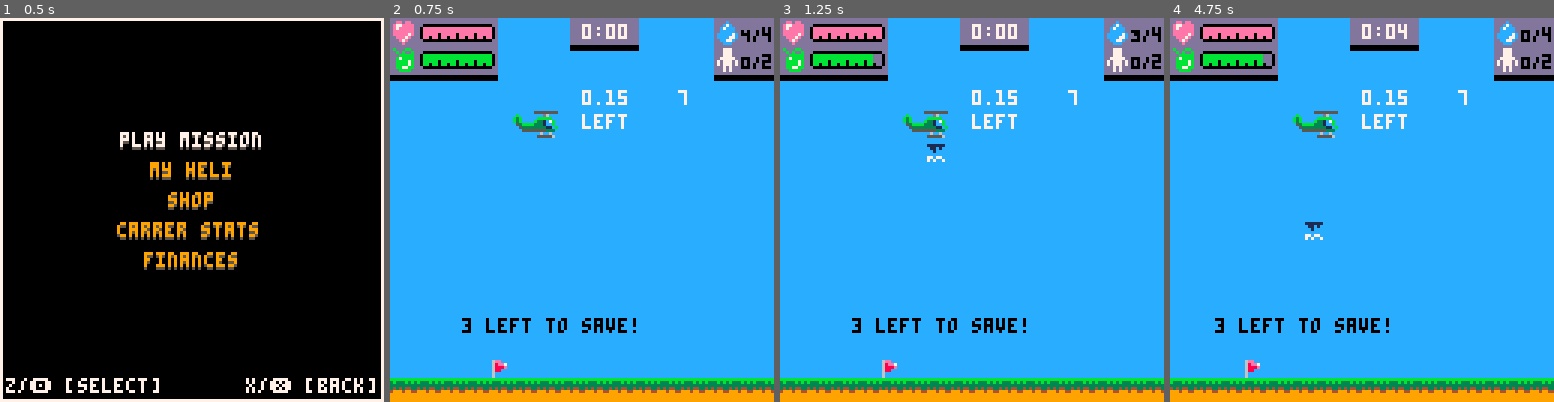
Above: before the commit, frames 1-4 (left to right).
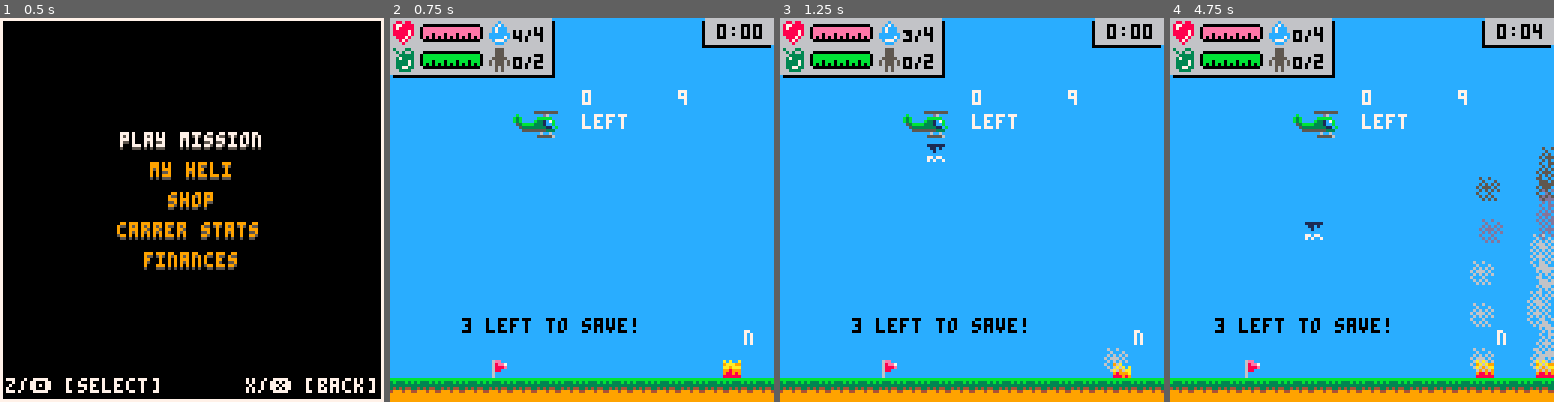
Above: after the commit, the same moments.

Repository: NinetiesPaul/PicoRescue
Game: PICO-8 cartridge picorescue.p8
Same seed, same stepped clock (60 frames per second), same inputs: the game is played once before the commit and once after it.
Inputs:
- Up to frame 1 (0.5 s): tap X (X key) at 0.33 s
- Up to frame 2 (0.75 s): tap O (Z key) at 0.7 s
- Up to frame 3 (1.25 s): tap X (X key) at 1.07 s
- Up to frame 4 (4.75 s): hold Right 1.6-2.1 s; tap O (Z key) every 0.4 s from 1.7 to 4.5 s; tap X (X key) at 1.85, 2.97, 4.08 s; hold Up 2.15-2.42 s; hold Right 2.47-3.03 s; hold Left 3.08-3.58 s; hold Down 3.63-3.97 s; hold Right 4.02-4.68 s; hold Up from 4.73 s (still down)

Frame 1 is identical in both runs. In frame 2, 10% of the frame differs, in the area x 0-100%, y 0-94%; in frame 3, 10%; in frame 4, 13%.

Commit message:
ui changes

Diff:
--- a/picorescue.p8
+++ b/picorescue.p8
@@ -101,7 +101,7 @@
 	}
 	fire_spawn =
 	{
-		easy = { 200, 220, 330, 360, 410, 420, 440 },
+		easy = { 110, 130, 200, 220, 330, 360, 410, 420, 440 },
 		normal = { 170, 200, 220, 330, 370, 420, 510, 520, 530, 560 },
 		hard = { 200, 220, 330, 370, 410, 460, 510, 530, 560, 610, 630, 660, 700, 730 }
 	}
@@ -199,7 +199,7 @@
 	mission_fire_put_out = 0
 	mission_earnings = 0
 	mission_day_time = rnd({ "day" }) -- debug night
-	mission_wind_v = rnd({ 0, 0.05, 0.15, 0.3, 0.4, 0.6 })
+	mission_wind_v = rnd({ 0, 0.05, 0.15, 0.3 })
 	mission_wind_d = rnd({ "left", "right" })
 	mission_wind_roulette = true
 	mission_top_speed = 0
@@ -356,56 +356,59 @@
 		spr(player.vhc_front, player.x, player.y, 1, 1, (player.facing == "right") and true or false)
 		if (player.facing != false) spr((mission_day_time == "day") and 003 or 006, (player.facing == "right") and player.x+8 or player.x-8, player.y, 1, 1, (player.facing == "right") and true or false)
 
-		palt(0, false) rectfill(0, 0, 35, 20, 0) palt()
-		rectfill(0, 0, 35, 18, 13)
-
-		palt(0, false) rectfill(108, 0, 127, 20, 0) palt()
-		rectfill(108, 0, 127, 18, 13)
+		palt(0, false) rectfill(1, 1, 54, 19, 0) palt()
+		rectfill(0, 0, 53, 18, 6)
 
 		health = player.rotor_health/player.max_rotor_health
-		rotor_health_bar_length = (health == 1) and 22 or
-		(health > 0.87 and health < 1) and 19 or
-		(health > 0.75 and health < 0.87) and 16 or
-		(health > 0.62 and health < 0.75) and 13 or
-		(health > 0.5 and health < 0.62) and 10 or
-		(health > 0.37 and health < 0.5) and 7 or
-		(health > 0.25 and health < 0.37) and 4 or
-		(health > 0.12 and health < 0.25) and 1
-		or 0
-
-		spr(016,0,1)
-		rectfill(11,2,11 + rotor_health_bar_length,6, 14)
-		palt(0, false) palt(2, true) spr(026, 10, 0, 4, 1) palt()
+		rotor_health_bar_length = (health > 0.9) and 19 or
+		(health > 0.8 and health < 0.9) and 17 or
+		(health > 0.7 and health < 0.8) and 15 or
+		(health > 0.6 and health < 0.7) and 13 or
+		(health > 0.5 and health < 0.6) and 11 or
+		(health > 0.4 and health < 0.5) and 9 or
+		(health > 0.3 and health < 0.4) and 7 or
+		(health > 0.2 and health < 0.3) and 5 or
+		(health > 0.1 and health < 0.2) and 3 or 1
+
+		spr(016, 0, 1)
+		rectfill(11, 3, 11 + rotor_health_bar_length, 6, 14)
+		palt(0, false) palt(2, true)
+		spr(026, 10, 0, 2, 1)
+		spr(026, 23, 0, 1, 1, true)
+		palt()
 
 		fuel_usage = player.rotor_fuel/player.max_rotor_fuel
-		rotor_fuel_bar_length = (fuel_usage == 1) and 22 or
-		(fuel_usage > 0.87 and fuel_usage < 1) and 19 or
-		(fuel_usage > 0.75 and fuel_usage < 0.87) and 16 or
-		(fuel_usage > 0.62 and fuel_usage < 0.75) and 13 or
-		(fuel_usage > 0.5 and fuel_usage < 0.62) and 10 or
-		(fuel_usage > 0.37 and fuel_usage < 0.5) and 7 or
-		(fuel_usage > 0.25 and fuel_usage < 0.37) and 4 or
-		(fuel_usage > 0.12 and fuel_usage < 0.25) and 1
-		or 0
-
-		spr(000,0,10)
-		rectfill(11,11,11 + rotor_fuel_bar_length,15, 11)
-		palt(0, false) palt(2, true) spr(026, 10, 9, 4, 1) palt()
-
-		spr(048,108,1)
+		rotor_fuel_bar_length = (fuel_usage > 0.9) and 19 or
+		(fuel_usage > 0.8 and fuel_usage < 0.9) and 17 or
+		(fuel_usage > 0.7 and fuel_usage < 0.8) and 15 or
+		(fuel_usage > 0.6 and fuel_usage < 0.7) and 13 or
+		(fuel_usage > 0.5 and fuel_usage < 0.6) and 11 or
+		(fuel_usage > 0.4 and fuel_usage < 0.5) and 9 or
+		(fuel_usage > 0.3 and fuel_usage < 0.4) and 7 or
+		(fuel_usage > 0.2 and fuel_usage < 0.3) and 5 or
+		(fuel_usage > 0.1 and fuel_usage < 0.2) and 3 or 1
+
+		spr(000, 0, 10)
+		rectfill(11, 12, 11 + rotor_fuel_bar_length, 15, 11)
+		palt(0, false) palt(2, true)
+		spr(026, 10, 9, 2, 1)
+		spr(026, 23, 9, 1, 1, true)
+		palt()
+
+		spr(048, 32, 1)
 		water_drop_spr = (player.water_cap == 0) and 043 or
 		(player.water_cap == 1) and 044 or
 		(player.water_cap == 2) and 045 or
 		(player.water_cap == 3) and 059 or
 		(player.water_cap == 4) and 060 or 061
-		pal(7,0) spr(water_drop_spr,116,0) pal()
-		print(player.max_water_cap,124,3,0)
-
-		spr(032,108,10)
+		pal(7, 0) spr(water_drop_spr, 40, 0) pal()
+		print(player.max_water_cap, 48, 3, 0)
+
+		spr(032, 32, 10)
 		occup_spr = (player.occup == 0) and 043 or
 		(player.occup == 1) and 044 or 045
-		pal(7,0) spr(occup_spr,116,9) pal()
-		print(player.max_occup,124,12,0)
+		pal(7, 0) spr(occup_spr, 40, 9) pal()
+		print(player.max_occup, 48, 12, 0)
 
 		--[[
 		arrow_flip = (drop_off_x > player.x) and true or false
@@ -423,12 +426,12 @@
 			rectfill(player.spotlight_px1, player.spotlight_py1, player.spotlight_px2 - 3, player.spotlight_py2, 2)
 
 			if player.spotlight_height == 0 then
-				sspr(40, 16, 4, 4, player.spotlight_px1-2, player.spotlight_py2 + 1)
-				sspr(40, 16, 3, 4, player.spotlight_px1+2, player.spotlight_py2 + 1)
+				sspr(104, 0, 4, 4, player.spotlight_px1-2, player.spotlight_py2 + 1)
+				sspr(104, 0, 3, 4, player.spotlight_px1+2, player.spotlight_py2 + 1)
 			else
-				sspr(40, 16, 4, 4, player.spotlight_px1-4, player.spotlight_py2 + 1)
-				sspr(40, 16, 4, 4, player.spotlight_px1, player.spotlight_py2 + 1)
-				sspr(40, 16, 3, 4, player.spotlight_px1+4, player.spotlight_py2 + 1)
+				sspr(104, 0, 4, 4, player.spotlight_px1-4, player.spotlight_py2 + 1)
+				sspr(104, 0, 4, 4, player.spotlight_px1, player.spotlight_py2 + 1)
+				sspr(104, 0, 3, 4, player.spotlight_px1+4, player.spotlight_py2 + 1)
 			end
 		end
 
@@ -450,9 +453,9 @@
 			print("[z] yes [x] no", 36, 62, 7)
 		end
 
-		rectfill(60, 0, 82, 8, 13)
-		print(flr(mission_time/60)..":"..((mission_time % 60 < 10) and "0"..mission_time % 60 or mission_time % 60), 64, 2, 7)
-		rectfill(60,9, 82, 10, 0)
+		rectfill(104, 1, 126, 9, 0)
+		rectfill(105, 0, 127, 8, 6)
+		print(flr(mission_time/60)..":"..((mission_time % 60 < 10) and "0"..mission_time % 60 or mission_time % 60), 109, 2, 0)
 
 		print(mission_wind_v, 64, 24, 7) -- debug
 		print(mission_wind_d, 64, 32, 7) -- debug
@@ -664,10 +667,10 @@
 
 		mission_counter += 1
 		if (mission_counter % 30 == 0) mission_time += 1
-		if mission_time % 15 == 0 then -- default 30
+		if mission_time > 0 and mission_time % 15 == 0 then -- default 30
 			if mission_wind_roulette then
 				mission_wind_roulette = false
-				mission_wind_v = rnd({ 0, 0.05, 0.15, 0.3, 0.4, 0.6 })
+				mission_wind_v = rnd({ 0, 0.05, 0.15, 0.3, 0.4, 0.6 }) -- 0, 0.05, 0.15, 0.3
 				mission_wind_d = rnd({ "left", "right" })
 			end
 		else
@@ -1256,7 +1259,7 @@
 end
 
 function draw_fire(fire)
-	print((fire.is_wild) and "wild" or "no", fire.x + 8, fire.y - 8, 7) -- debug
+	print((fire.is_wild) and "y" or "n", fire.x + 8, fire.y - 8, 7) -- debug
 	spr(fire.spr,fire.x,fire.y)
 end
 
@@ -1279,7 +1282,7 @@
 		add(smoke_pcs, smoke)
 	end
 
-	if mission_wind_v == 0.3 and fire.is_wild then
+	if mission_wind_v > 0.3 and fire.is_wild then
 		fire.is_wild = false
 
 		local new_fire = {}
Not shown, changed: 28 lines of the sprite sheet (__gfx__) section of picorescue.p8
